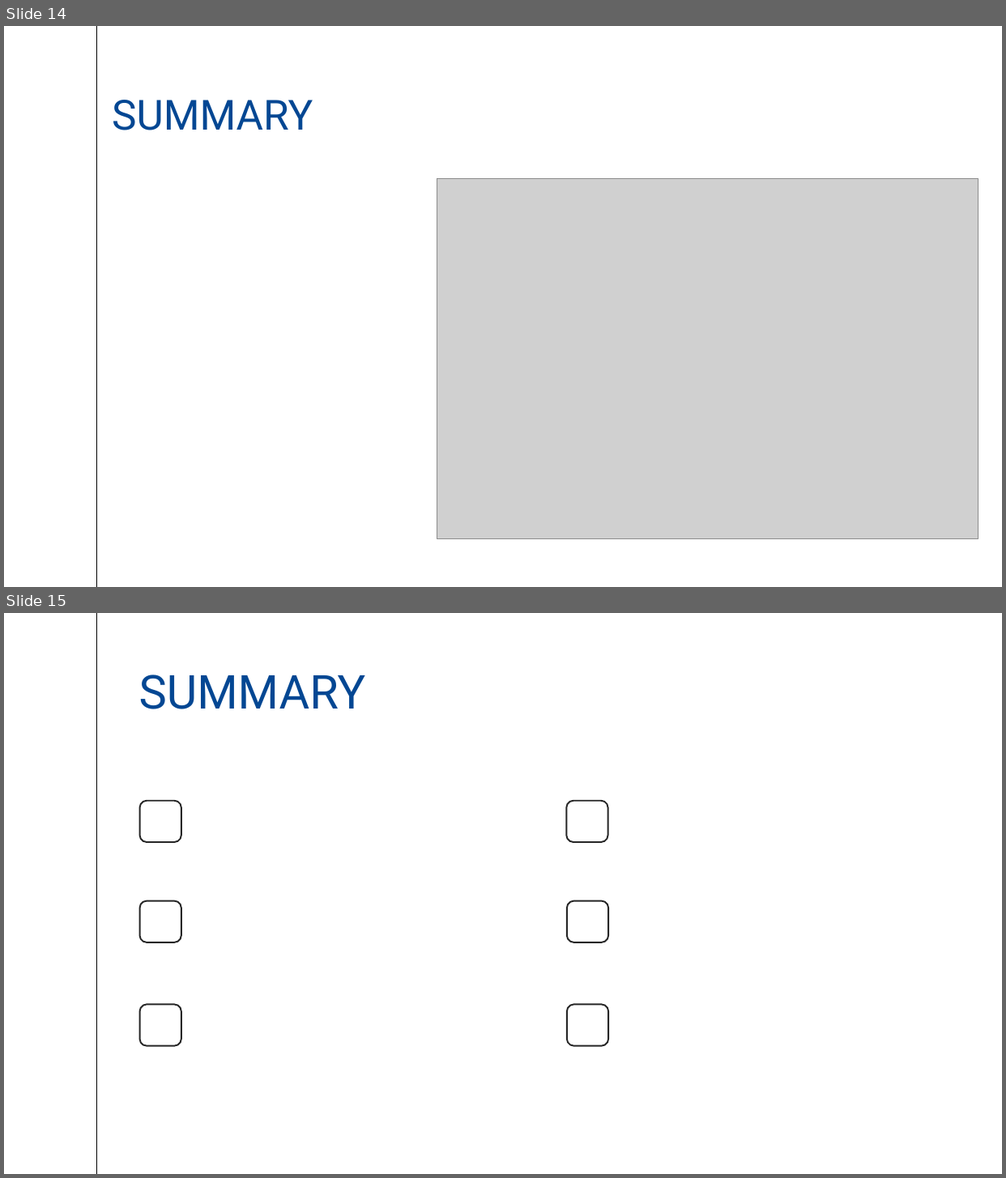
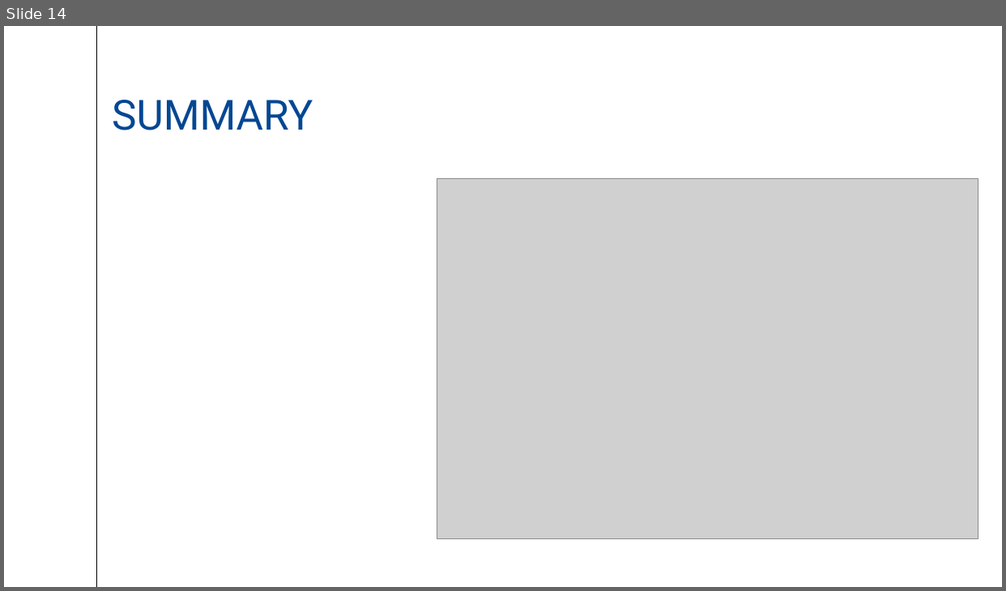
Before and after one commit to Davidgallivan23/Presentations, a slide deck: LightingTalks/10 Good Habits for Developers.pptx. Shown one above the other, each under a label of ours: slides 14 and 15 before the commit, slide 14 after it. The pictures are 1006x1178 and 1006x591 pixels, drawn with LibreOffice and Linux fonts; fonts in the diff are those of the drawing; grey boxes stand for pictures. Boxes give left, top, right and bottom in pixels: in the first picture for what was removed or moved away, otherwise in the second. Text is boxed around its words. In the diff, an @@ line names an element or a change of style, - is before the commit and + after.

```diff
--- a/LightingTalks/10 Good Habits for Developers.pptx
+++ b/LightingTalks/10 Good Habits for Developers.pptx
@@ slide 15 removed at (4, 613, 1002, 1174), background #FFFFFF; not listed: 1 template element that a slide beside it also shows @@
@@ title removed at (139, 675, 366, 709) @@
-SUMMARY
@@ line removed from (36, 723) to (36, 723) @@
@@ rounded rectangle removed at (139, 801, 181, 842) @@
@@ rounded rectangle removed at (567, 801, 608, 842) @@
@@ rounded rectangle removed at (139, 901, 181, 943) @@
@@ rounded rectangle removed at (567, 901, 608, 943) @@
@@ rounded rectangle removed at (139, 1004, 181, 1046) @@
@@ rounded rectangle removed at (567, 1004, 608, 1046) @@
```
Also in this commit, not shown: 1 slide changed, 3 other files.
